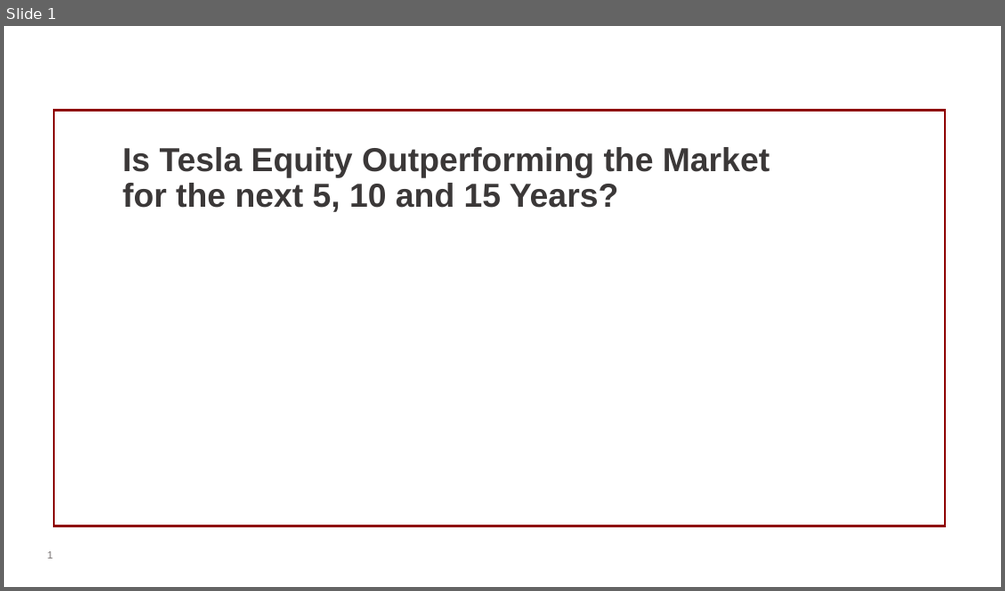
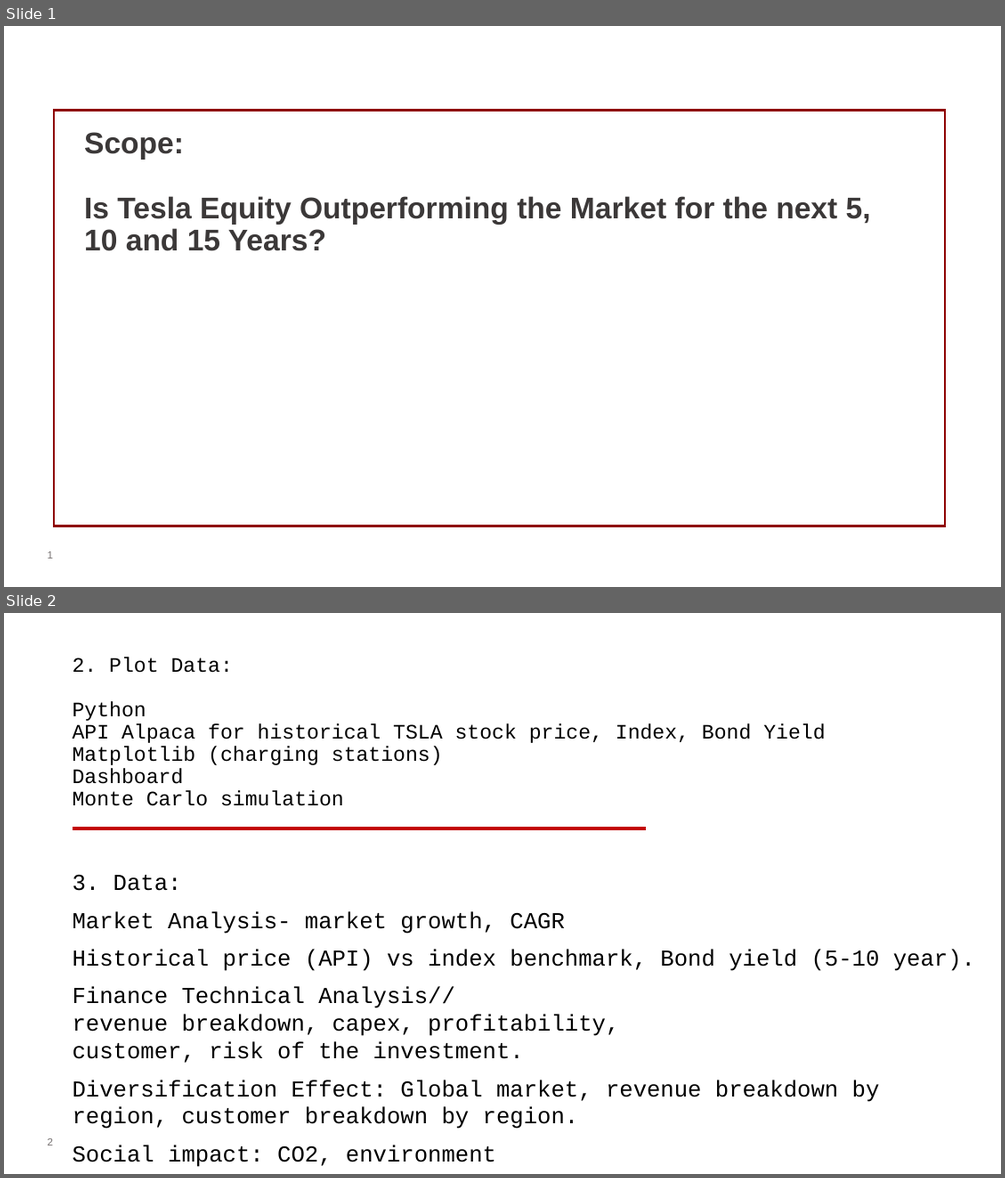
Before and after one commit to shonaqvi/Your-Next-Investment-, a slide deck: Proposal.pptx. Shown one above the other, each under a label of ours: slide 1 before the commit, slides 1 and 2 after it. The pictures are 1005x591 and 1005x1178 pixels, drawn with LibreOffice and Linux fonts; fonts in the diff are those of the drawing; background and template pictures are left out. Boxes give left, top, right and bottom in pixels: in the first picture for what was removed or moved away, otherwise in the second. Text is boxed around its words. In the diff, an @@ line names an element or a change of style, - is before the commit and + after.

```diff
--- a/Proposal.pptx
+++ b/Proposal.pptx
@@ slide 2 added at <box>4,613,1001,1174</box>, background #FFFFFF @@
@@ title added at <box>73,657,825,806</box>, 19.8 pt, text #000000 @@
+2. Plot Data:
+Python
+API Alpaca for historical TSLA stock price, Index, Bond Yield
+Matplotlib (charging stations)
+Dashboard
+Monte Carlo simulation
@@ line added from (73, 828) to (646, 828), #C30000 3 pt @@
@@ text added at <box>73,875,975,1128</box>, 22 pt, text #000000 @@
+3. Data:
+Market Analysis- market growth, CAGR
+Historical price (API) vs index benchmark, Bond yield (5-10 year).
+Finance Technical Analysis//revenue breakdown, capex, profitability, customer, risk of the investment.
+Diversification Effect: Global market, revenue breakdown by region, customer breakdown by region.
+Social impact: CO2, environment
@@ page number added at <box>48,1138,53,1145</box>, 10 pt, text #767171 @@
+2
@@ slide 1 changed as well @@
@@ title at <box>84,132,871,251</box>: text changed; size 32 to 28.8 pt @@
-Is Tesla Equity Outperforming the Market for the next 5, 10 and 15 Years?
+Scope:
+Is Tesla Equity Outperforming the Market for the next 5, 10 and 15 Years?
```
Also in this commit, not shown: 1 other slide added, 6 slides removed.
